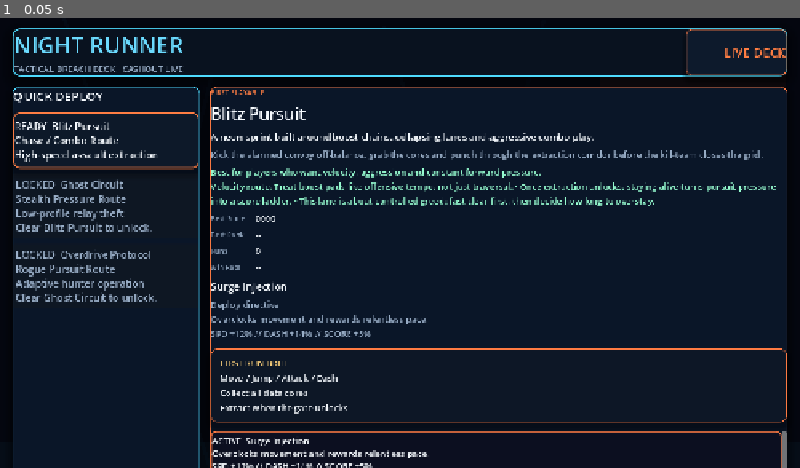
Above: before the commit, frame 1.
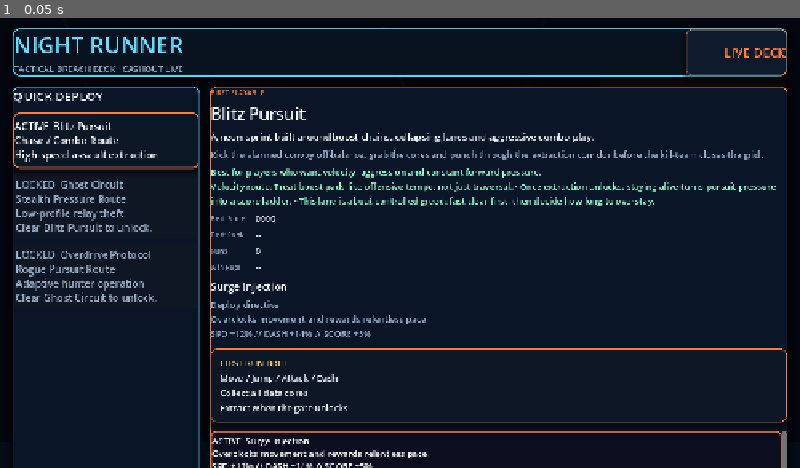
Above: after the commit, the same moment.

Repository: 2456018331lby-dev/night-runner
Game: Godot game, scene res://scenes/app/main.tscn
Two runs of this game, one before a commit and one after it. Both use one fixed random seed, a clock stepped at 60 frames per second and the inputs below.
Inputs:
- Up to frame 1 (0.05 s): no input

The runs differ from the first frame. In frame 1, 0.1% of the frame differs, in the area x 1-14%, y 23-25%.

Commit message:
Make hub route cards show real selection state
Route cards previously reused READY for both selected and unselected unlocked routes, and their pressed state was unreliable because the buttons were not toggle buttons. The hub now formats route cards through a single state helper so ACTIVE, READY, and LOCKED labels match the selected route and styling.

Constraint: Keep the fix inside existing SessionScreen and verifier files

Rejected: Add a new route-card verifier scene | the existing pause/settings verifier already instantiates SessionScreen and can cover the invariant

Rejected: Only change route text | button_pressed and selected styling would still be unreliable without toggle mode

Confidence: high

Scope-risk: narrow

Directive: Keep route-card text, disabled state, pressed state, and style updates inside _set_route_button_state

Tested: verify_pause_settings.tscn, verify_settings.tscn, project load, and main scene load passed with Godot ERROR output treated as failure

Not-tested: Manual visual pass on a physical Android device

Diff:
--- a/scripts/game/session_screen.gd
+++ b/scripts/game/session_screen.gd
@@ -46,6 +46,7 @@
 
 var current_phase: String = FrontendBridge.PHASE_HUB
 var operation_buttons: Dictionary = {}
+var operation_button_data: Dictionary = {}
 var directive_buttons: Dictionary = {}
 var directive_button_data: Dictionary = {}
 var ambient_pulse: float = 0.0
@@ -138,6 +139,7 @@
 
 func _clear_route_list() -> void:
 	operation_buttons.clear()
+	operation_button_data.clear()
 	for child in route_list.get_children():
 		child.queue_free()
 
@@ -214,39 +216,18 @@
 func _add_route_button(operation: Dictionary, selected_id: String) -> void:
 	var btn := Button.new()
 	var operation_id := String(operation.get("id", ""))
-	var unlocked := GameState.is_operation_unlocked(operation_id)
-	var title := String(operation.get("title", ""))
-	var mode := String(operation.get("mode_label", ""))
-	var subtitle := String(operation.get("subtitle", ""))
-	var lock_text := String(operation.get("locked_text", ""))
 	var selected := operation_id == selected_id
-	if PlatformProfile.is_mobile:
-		btn.text = "%s  %s\n%s" % [("READY" if unlocked else "LOCKED"), title, mode]
-		if not unlocked and not lock_text.is_empty():
-			btn.text += "\n%s" % lock_text
-	else:
-		btn.text = "%s  %s\n%s\n%s" % [("READY" if unlocked else "LOCKED"), title, mode, subtitle]
-		if not unlocked and not lock_text.is_empty():
-			btn.text += "\n%s" % lock_text
-	btn.custom_minimum_size = Vector2(0, 90 if unlocked else 104)
 	btn.alignment = HORIZONTAL_ALIGNMENT_LEFT
 	btn.focus_mode = Control.FOCUS_NONE
-	btn.disabled = not unlocked
-	btn.button_pressed = selected
+	btn.toggle_mode = true
 	btn.pressed.connect(func(): _select_route(operation_id))
-	var theme: Dictionary = operation.get("theme", {})
-	var primary: Color = theme.get("primary", PANEL_LINE)
-	var secondary: Color = theme.get("secondary", PANEL_ACCENT)
-	var fill := Color(primary.r * 0.09 + 0.03, primary.g * 0.08 + 0.04, primary.b * 0.1 + 0.07, 0.9) if selected else Color(primary.r * 0.05 + 0.02, primary.g * 0.05 + 0.03, primary.b * 0.08 + 0.07, 0.72)
-	var line: Color = secondary if selected else Color(primary.r, primary.g, primary.b, 0.34)
-	btn.add_theme_stylebox_override("normal", _make_style(fill, line, 10, 2 if selected else 1, 12))
-	btn.add_theme_stylebox_override("hover", _make_style(fill.lightened(0.08), secondary.lightened(0.06), 10, 2, 14))
-	btn.add_theme_stylebox_override("pressed", _make_style(fill.darkened(0.08), secondary, 10, 2, 8))
 	btn.add_theme_color_override("font_color", TEXT_PRIMARY)
 	btn.add_theme_color_override("font_disabled_color", TEXT_MUTED)
 	btn.add_theme_font_size_override("font_size", 15 if PlatformProfile.is_mobile else 16)
+	_set_route_button_state(btn, operation, selected)
 	route_list.add_child(btn)
 	operation_buttons[operation_id] = btn
+	operation_button_data[operation_id] = operation.duplicate(true)
 
 
 func _add_directive_button(operation: Dictionary, directive: Dictionary, selected: bool) -> void:
@@ -254,6 +235,7 @@
 	btn.custom_minimum_size = Vector2(0, 72)
 	btn.alignment = HORIZONTAL_ALIGNMENT_LEFT
 	btn.focus_mode = Control.FOCUS_NONE
+	btn.toggle_mode = true
 	var operation_id := String(operation.get("id", ""))
 	var directive_id := String(directive.get("id", ""))
 	btn.pressed.connect(func(): _select_directive(operation_id, directive_id))
@@ -270,10 +252,41 @@
 	FrontendBridge.select_operation(operation_id)
 	for key in operation_buttons.keys():
 		var btn: Button = operation_buttons[key]
-		btn.button_pressed = key == operation_id
+		var operation: Dictionary = operation_button_data.get(key, {})
+		_set_route_button_state(btn, operation, key == operation_id)
 	primary_button.disabled = not GameState.is_operation_unlocked(operation_id)
 	_refresh_focus(FrontendBridge.get_operation(operation_id))
 	operation_chosen.emit(operation_id)
+
+
+func _set_route_button_state(btn: Button, operation: Dictionary, selected: bool) -> void:
+	btn.toggle_mode = true
+	var operation_id := String(operation.get("id", ""))
+	var unlocked := GameState.is_operation_unlocked(operation_id)
+	var title := String(operation.get("title", ""))
+	var mode := String(operation.get("mode_label", ""))
+	var subtitle := String(operation.get("subtitle", ""))
+	var lock_text := String(operation.get("locked_text", ""))
+	var state_label := "LOCKED"
+	if unlocked:
+		state_label = "ACTIVE" if selected else "READY"
+	if PlatformProfile.is_mobile:
+		btn.text = "%s  %s\n%s" % [state_label, title, mode]
+	else:
+		btn.text = "%s  %s\n%s\n%s" % [state_label, title, mode, subtitle]
+	if not unlocked and not lock_text.is_empty():
+		btn.text += "\n%s" % lock_text
+	btn.custom_minimum_size = Vector2(0, 90 if unlocked else 104)
+	btn.disabled = not unlocked
+	btn.button_pressed = selected
+	var theme: Dictionary = operation.get("theme", {})
+	var primary: Color = theme.get("primary", PANEL_LINE)
+	var secondary: Color = theme.get("secondary", PANEL_ACCENT)
+	var fill := Color(primary.r * 0.09 + 0.03, primary.g * 0.08 + 0.04, primary.b * 0.1 + 0.07, 0.9) if selected else Color(primary.r * 0.05 + 0.02, primary.g * 0.05 + 0.03, primary.b * 0.08 + 0.07, 0.72)
+	var line: Color = secondary if selected else Color(primary.r, primary.g, primary.b, 0.34)
+	btn.add_theme_stylebox_override("normal", _make_style(fill, line, 10, 2 if selected else 1, 12))
+	btn.add_theme_stylebox_override("hover", _make_style(fill.lightened(0.08), secondary.lightened(0.06), 10, 2, 14))
+	btn.add_theme_stylebox_override("pressed", _make_style(fill.darkened(0.08), secondary, 10, 2, 8))
 
 
 func _select_directive(operation_id: String, directive_id: String) -> void:
@@ -287,6 +300,7 @@
 
 
 func _set_directive_button_state(btn: Button, directive: Dictionary, selected: bool) -> void:
+	btn.toggle_mode = true
 	var modifier_summary := GameState.describe_modifier_block(Dictionary(directive.get("modifiers", {})))
 	btn.text = "%s  %s" % [("ACTIVE" if selected else "OPTION"), String(directive.get("name", ""))]
 	if not PlatformProfile.is_mobile:
--- a/scripts/tools/verify_pause_settings.gd
+++ b/scripts/tools/verify_pause_settings.gd
@@ -10,7 +10,9 @@
 	var original_mobile := PlatformProfile.is_mobile
 	var original_volume := GameState.get_master_volume()
 	var original_haptics := GameState.are_haptics_enabled()
+	var original_unlocked: Array = GameState.meta_progress.get("unlocked_operations", []).duplicate(true)
 	PlatformProfile.is_mobile = true
+	GameState.meta_progress["unlocked_operations"] = ["blitz_pursuit"]
 	GameState.set_master_volume(0.7, false)
 	GameState.set_haptics_enabled(true, false)
 
@@ -24,6 +26,7 @@
 	_expect(directive_detail.contains("Longer combo window"), "directive detail should include the directive summary")
 	_expect(directive_detail.contains("COMBO +25%"), "directive detail should include combo modifier impact text")
 	_expect(directive_detail.contains("ATK +12%"), "directive detail should keep multi-modifier impact text")
+	_verify_route_button_state(screen, blitz, RunCatalogScript.get_operation("ghost_circuit"))
 	_verify_directive_button_state(screen, blitz, knife_party)
 
 	screen.call("build_pause", RunCatalogScript.get_operation("blitz_pursuit"))
@@ -56,8 +59,10 @@
 		_expect(not GameState.are_haptics_enabled(), "haptics toggle did not update GameState haptics")
 
 	PlatformProfile.is_mobile = original_mobile
+	GameState.meta_progress["unlocked_operations"] = original_unlocked
 	GameState.set_master_volume(original_volume, false)
 	GameState.set_haptics_enabled(original_haptics, false)
+	screen.queue_free()
 
 	if failures.is_empty():
 		print("Pause settings regression passed.")
@@ -106,6 +111,24 @@
 	_expect(next_button.text.contains("COMBO +25%"), "selected directive button should keep modifier text")
 
 
+func _verify_route_button_state(screen: Node, active_operation: Dictionary, locked_operation: Dictionary) -> void:
+	var active_button := Button.new()
+	var ready_button := Button.new()
+	var locked_button := Button.new()
+	screen.call("_set_route_button_state", active_button, active_operation, true)
+	screen.call("_set_route_button_state", ready_button, active_operation, false)
+	screen.call("_set_route_button_state", locked_button, locked_operation, false)
+	_expect(active_button.text.begins_with("ACTIVE"), "selected route button should show active state")
+	_expect(active_button.button_pressed, "selected route button should be pressed")
+	_expect(ready_button.text.begins_with("READY"), "available unselected route button should show ready state")
+	_expect(not ready_button.button_pressed, "available unselected route button should not be pressed")
+	_expect(locked_button.text.begins_with("LOCKED"), "locked route button should show locked state")
+	_expect(locked_button.disabled, "locked route button should be disabled")
+	active_button.queue_free()
+	ready_button.queue_free()
+	locked_button.queue_free()
+
+
 func _expect(condition: bool, message: String) -> void:
 	if not condition:
 		failures.append(message)
Not shown, changed: docs/progress.md
